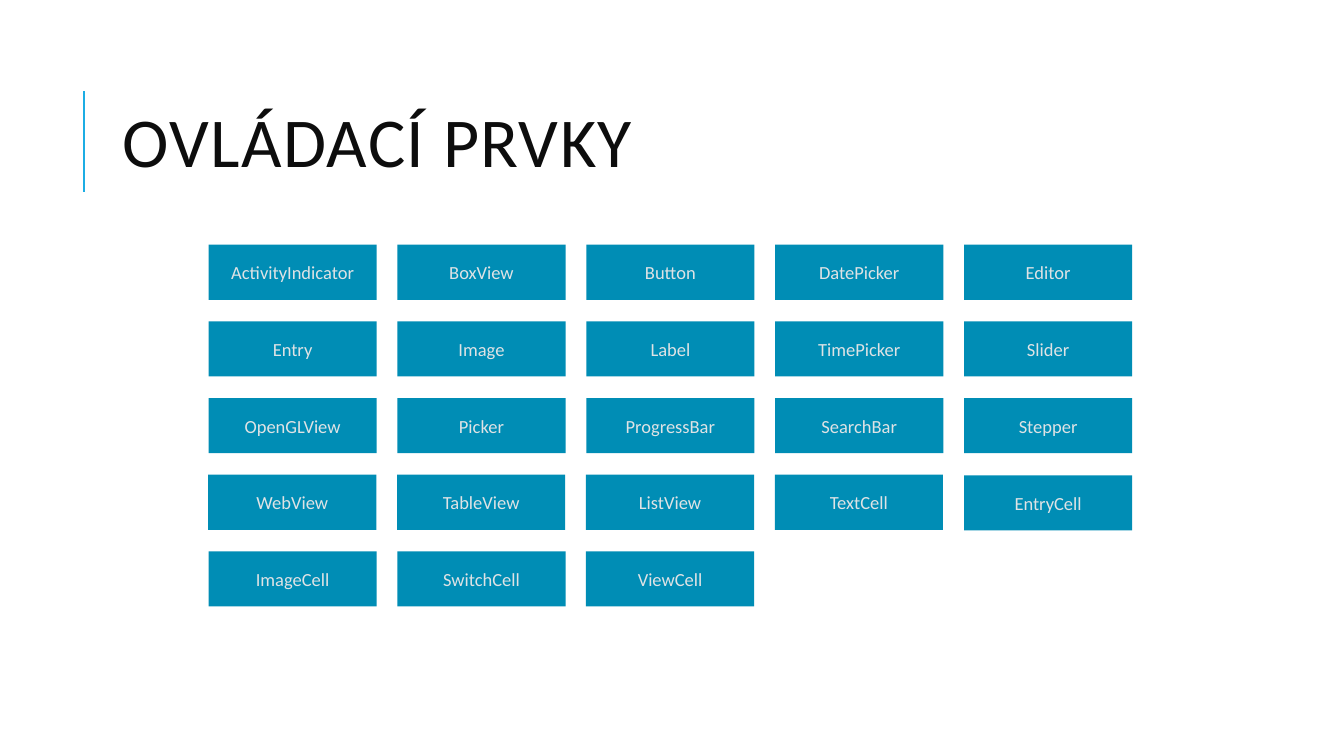
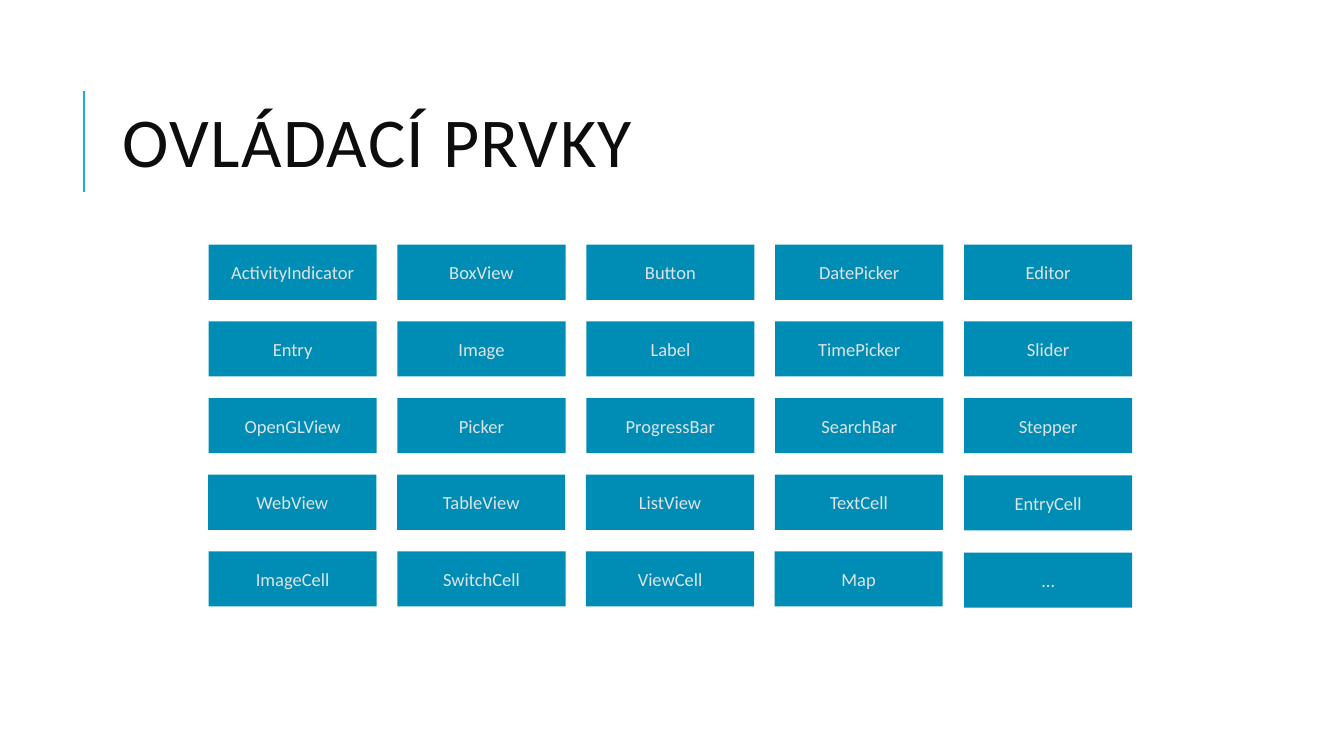
Before and after one commit to jasho/pv239-maui, a slide deck: slide 10 of 02_Design/PV239-Xamarin-02_Design.pptx. Drawn at 1344x756 pixels with LibreOffice and Linux fonts; fonts in the diff are those of the drawing. Boxes give left, top, right and bottom in pixels: in the first picture for what was removed or moved away, otherwise in the second. Text is boxed around its words. In the diff, an @@ line names an element or a change of style, - is before the commit and + after.

```diff
--- a/02_Design/PV239-Xamarin-02_Design.pptx
+++ b/02_Design/PV239-Xamarin-02_Design.pptx
@@ rounded rectangle added at (x1=774, y1=552, x2=943, y2=607), fill #008DB5, 13.2 pt, text #DFE3E5 @@
+Map
@@ rounded rectangle added at (x1=964, y1=553, x2=1132, y2=608), fill #008DB5, 13.2 pt, text #DFE3E5 @@
+…
```
Also in this commit, not shown: 1 other slide changed, 11 slides removed, 1 other file.
